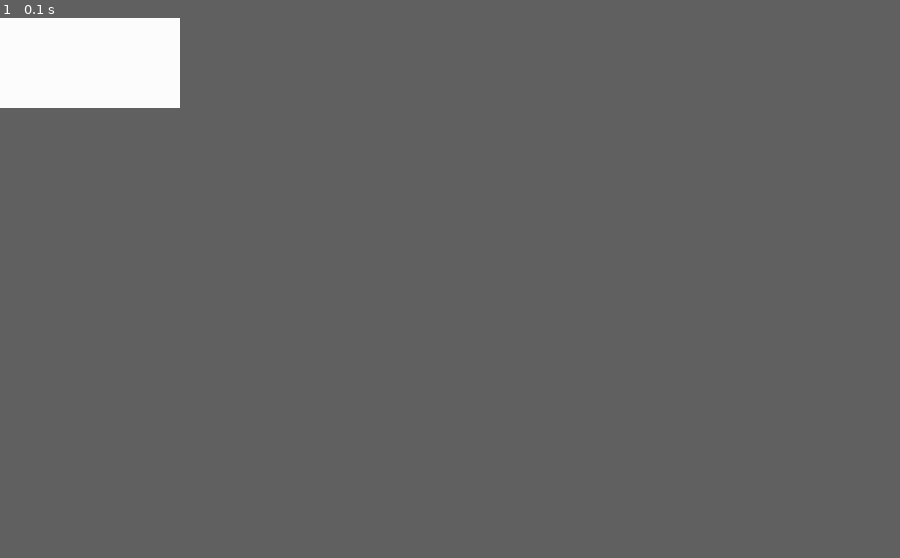
Above: before the commit, frame 1.
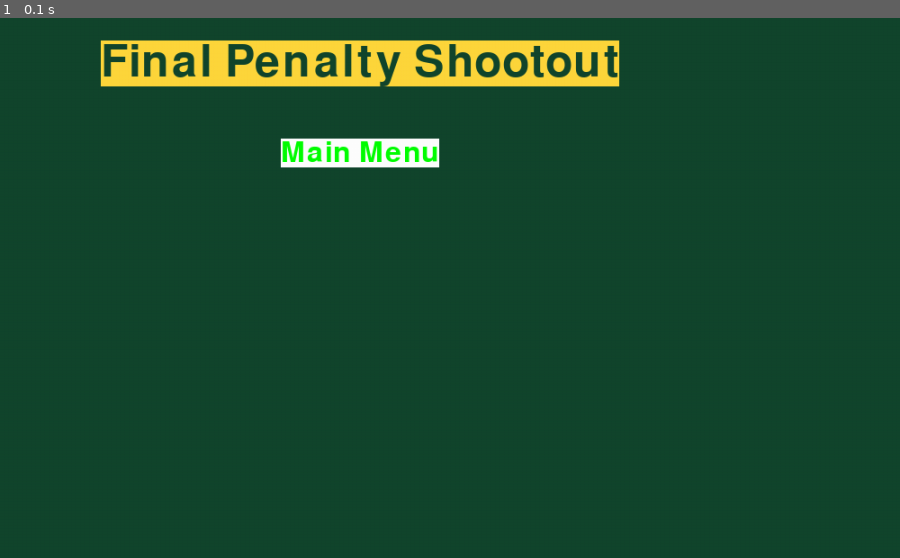
Above: after the commit, the same moment.

Repository: Jahmai-NW/sixth_form_programming
Game: pygame game, started from Football_Solution/coursework_proof.py
Two runs of this game, one before a commit and one after it. Both use one fixed random seed, a clock stepped at 60 frames per second and the inputs below.
Inputs:
- Up to frame 1 (0.1 s): no input
In our replay, the window is 180x90 before the commit and 900x540 after it. These sizes can differ from the game's own. Grey fills any space a smaller window leaves; there, only what the larger window draws over its background counts as a difference.

The runs differ from the first frame. In frame 1, 7.7% of the frame differs, in the area x 0-69%, y 0-28%.

Commit message:
carry on from second test commit

Diff:
--- a/Football_Solution/coursework_proof.py
+++ b/Football_Solution/coursework_proof.py
@@ -1,21 +1,31 @@
 import pygame
 
 pygame.init() #initiates pygame module
-screen = pygame.display.set_mode((800, 600)) #establishes the size of the screen to be displayed
+screen = pygame.display.set_mode((1000, 600)) #establishes the size of the screen to be displayed
 
-pygame.display.set_caption("Penalty Shootout") #establishes the text to be displayed as the caption of the screen
+pygame.display.set_caption("Final Penalty Shootout") #establishes the text to be displayed as the caption of the screen
 
 clock = pygame.time.Clock() #creates a clock object which keeps track of time
 running = True #running set to true
 
 
-titlePanel = pygame.display.set_mode((200, 100))
-font = pygame.font.Font('freesansbold.ttf', 32)
-titleMessage = font.render("Final Penalty Shootout", True, (0, 255, 0), (0, 0, 128))
-titleRect = titleMessage.get_rect()
-titleRect.center = (400, 300)
+titlePanel = pygame.Surface((200, 600)) #creates a new surface object with the specified size (200, 600) which can be used to draw on and display on the screen
+font = pygame.font.Font('freesansbold.ttf', 50) #creates a font object with the specified font file and size
+titleMessage = font.render("Final Penalty Shootout", True, 	(18, 70, 45), (255, 215, 60)) #creates a text message to be displayed on the screen, with the text "Final Penalty Shootout", in colour (18, 70, 45) with a background colour of (255, 215, 60)
+titleRect = titleMessage.get_rect() #this gets the rectangular area of the title message
+titleRect.center = (400, 50) #coordinates of the center of the title message
 
+mainMenuPanel = pygame.Surface((400, 300)) #creates a new surface object with the specified size (400, 300) which can be used to draw on and display on the screen
+font = pygame.font.Font('freesansbold.ttf', 32) #creates a font object with the specified font file and size
+mainMenuMessage = font.render("Main Menu", True, (0, 255, 0), (255, 255, 255)) #creates a text message to be displayed on the screen, with the text "Main Menu", in green colour (0, 255, 0) with a background colour of blue (0, 0, 128)
+mainMenuRect = mainMenuMessage.get_rect() #this gets the rectangular area of the main menu message
+mainMenuRect.center = (400, 150) #coordinates of the center of the main menu message
 
+settingsPanel = pygame.Surface((400, 200)) #creates a new surface object with the specified size (400, 200) which can be used to draw on and display on the screen
+font = pygame.font.Font('freesansbold.ttf', 32) #creates a font object with the specified font file and size
+settingsMessage = font.render("Settings", True, (0, 255, 0), (255, 255, 255)) #creates a text message to be displayed on the screen, with the text "Settings", in green colour (0, 255, 0) with a background colour of blue (0, 0, 128)
+settingsRect = settingsMessage.get_rect() #this gets the rectangular area of the settings message
+settingsRect.center = (400, 300) #coordinates of the center of the settings message
 
 
 while running: #as long as running is true
@@ -26,9 +36,11 @@
             running = False #running is changed to False, meaning this loop stops
 
     # fill the screen with a color to wipe away anything from last frame
-    screen.fill("white")
+    screen.fill((18, 70, 45)) #fills the screen with a color (18, 70, 45) which is a shade of green (may be changed to a different color later)
 
-    titlePanel.blit(titleMessage, titleRect)
+    screen.blit(titleMessage, titleRect)
+    screen.blit(mainMenuMessage, mainMenuRect)
+    # screen.blit(titleMessage, titleRect)
 
     # flip() the display to put your work on screen
     pygame.display.update()
@@ -39,9 +51,4 @@
     dt = clock.tick(60) / 1000
 
 
-
-
-
 pygame.quit()
-quit()
-pygame.display.update()
